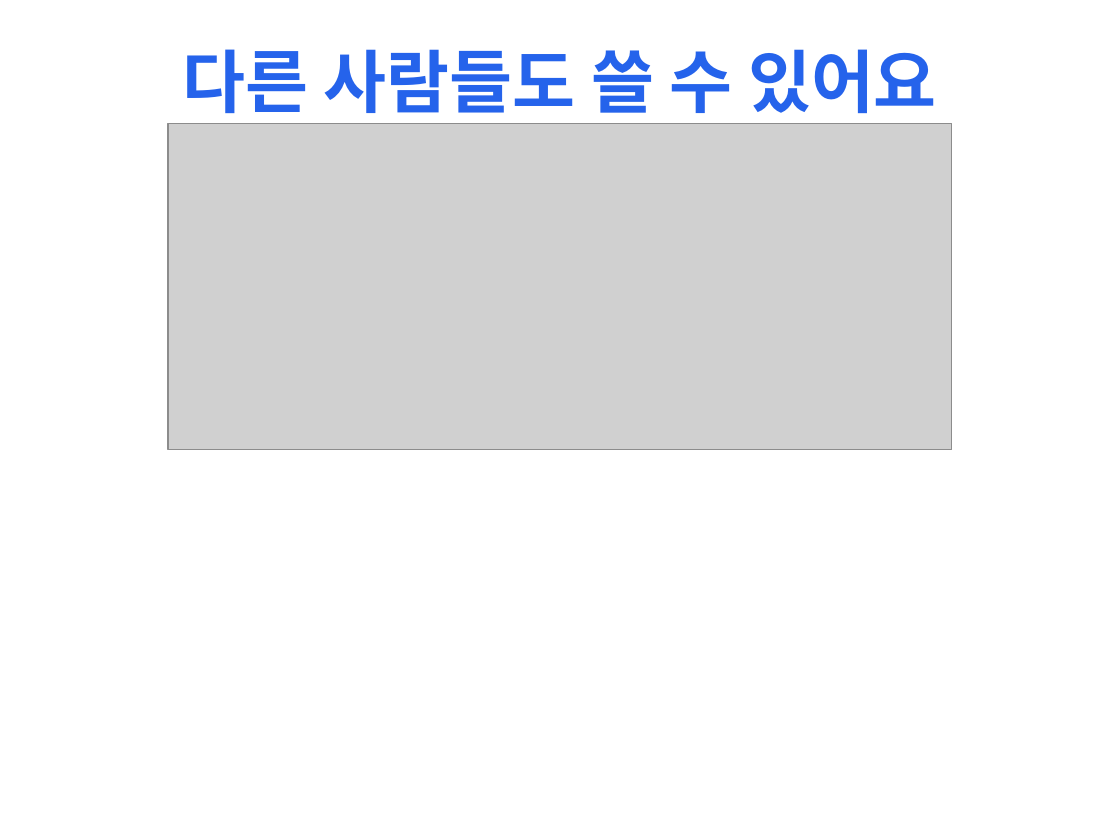
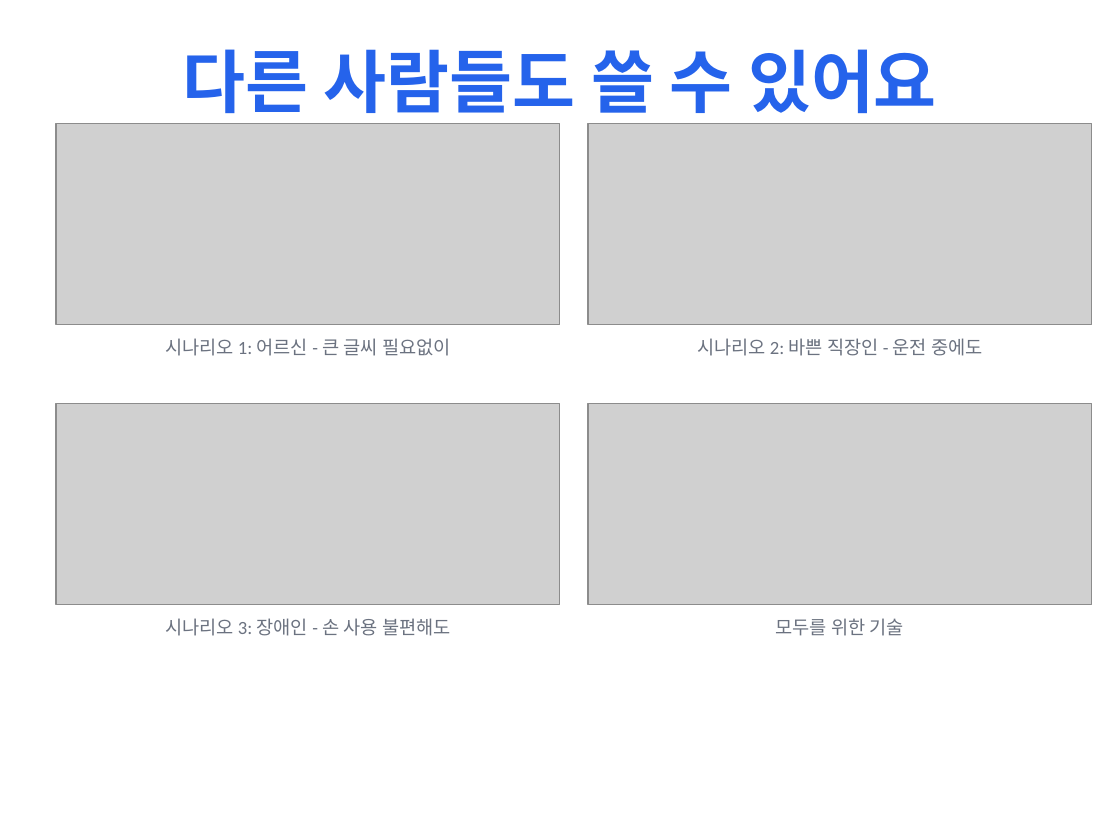
Before and after one commit to twoLoop-40/SoundToAct, a slide deck: slide 8 of presentations/output/SoundToAct_Presentation_WithImages.pptx. Drawn at 1120x840 pixels with LibreOffice and Linux fonts; fonts in the diff are those of the drawing; grey boxes stand for pictures. Boxes give left, top, right and bottom in pixels: in the first picture for what was removed or moved away, otherwise in the second. Text is boxed around its words. In the diff, an @@ line names an element or a change of style, - is before the commit and + after.

```diff
--- a/presentations/output/SoundToAct_Presentation_WithImages.pptx
+++ b/presentations/output/SoundToAct_Presentation_WithImages.pptx
@@ picture: place and size @@
-picture at [168, 123, 952, 450]
+picture at [56, 123, 560, 325]
@@ picture added at [588, 123, 1092, 325] @@
@@ text added at [165, 338, 451, 356], 12 pt, text #6B7280 @@
+시나리오 1: 어르신 - 큰 글씨 필요없이
@@ text added at [697, 338, 982, 356], 12 pt, text #6B7280 @@
+시나리오 2: 바쁜 직장인 - 운전 중에도
@@ picture added at [56, 403, 560, 605] @@
@@ picture added at [588, 403, 1092, 605] @@
@@ text added at [165, 618, 451, 636], 12 pt, text #6B7280 @@
+시나리오 3: 장애인 - 손 사용 불편해도
@@ text added at [776, 618, 904, 636], 12 pt, text #6B7280 @@
+모두를 위한 기술
```
Also in this commit, not shown: 9 other slides changed, 2 other files.
